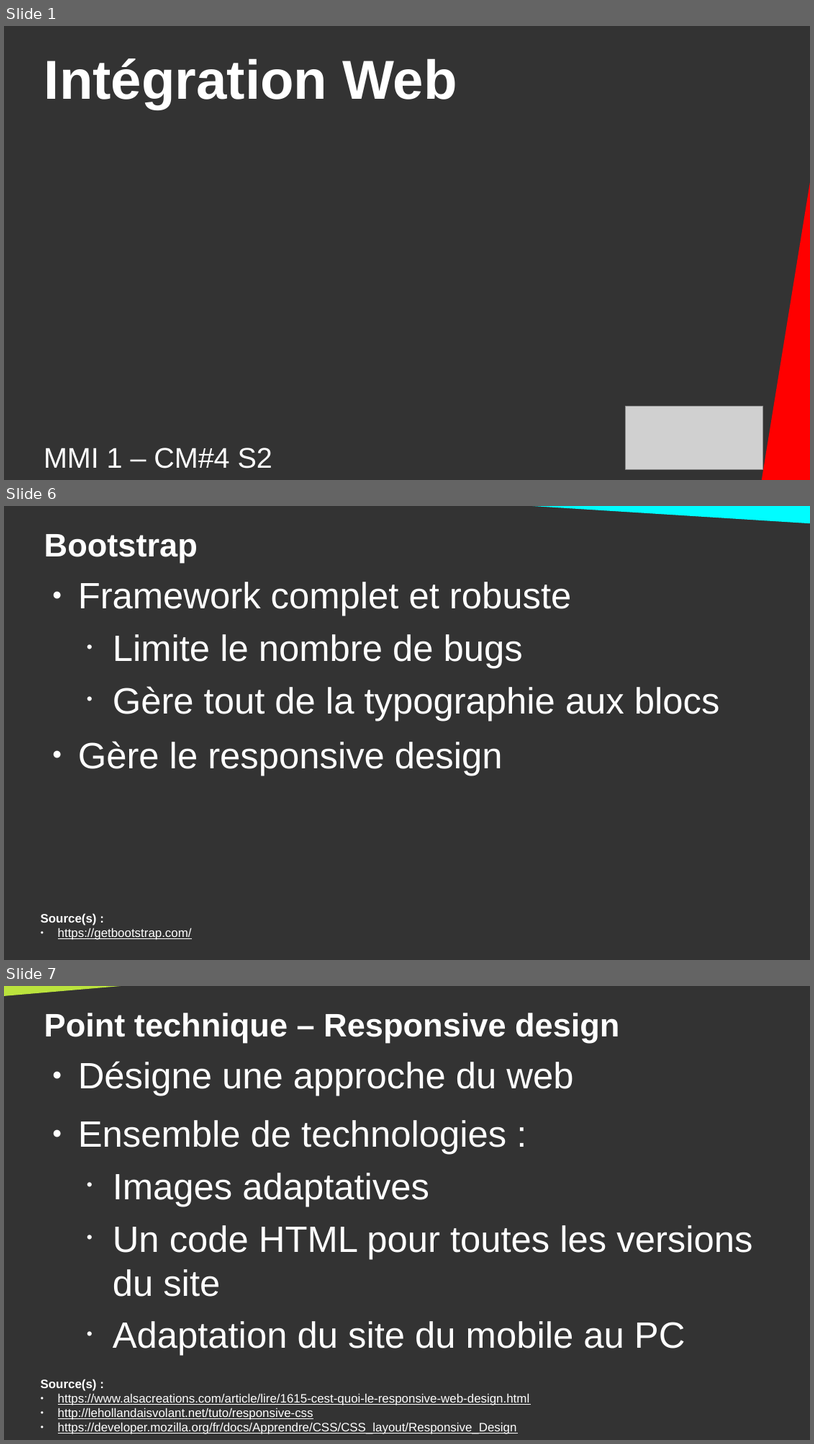
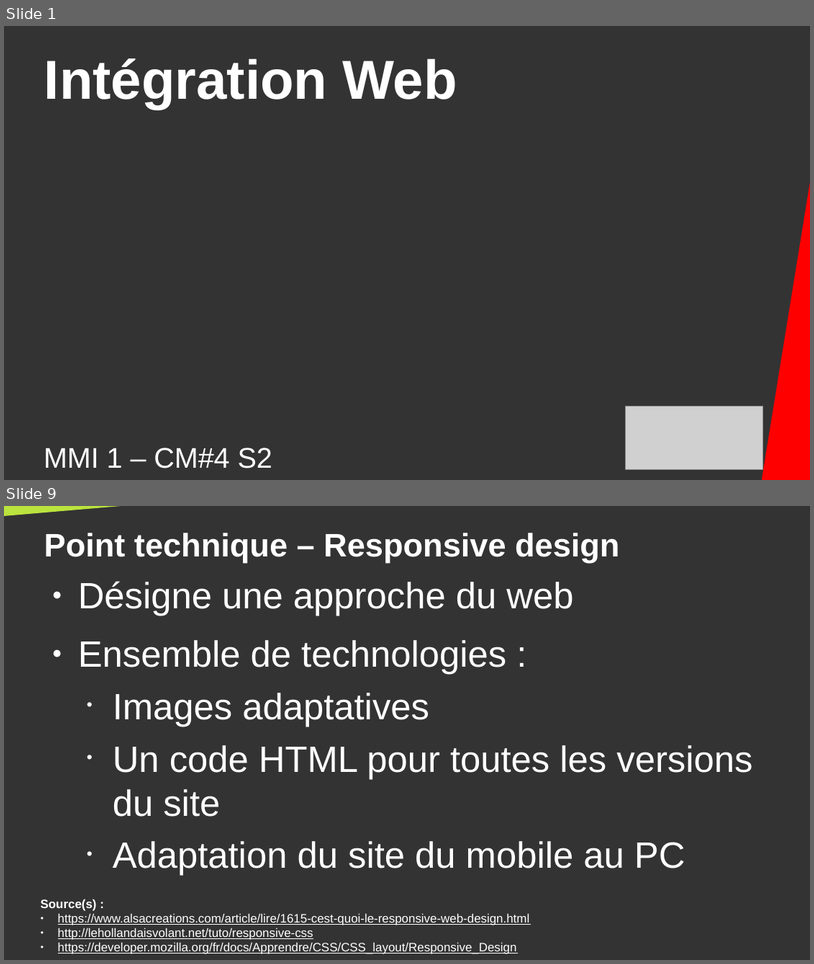
Before and after one commit to DanYellow/cours, a slide deck: integration-web-s2/cours-magistraux/numero-4/presentation.odp. Shown one above the other, each under a label of ours: slides 1, 6 and 7 before the commit, slides 1 and 9 after it; the slides between them are not shown. The pictures are 814x1444 and 814x964 pixels, drawn with LibreOffice and Linux fonts; fonts in the diff are those of the drawing; grey boxes stand for pictures. Boxes give left, top, right and bottom in pixels: in the first picture for what was removed or moved away, otherwise in the second. Text is boxed around its words. In the diff, an @@ line names an element or a change of style, - is before the commit and + after.

```diff
--- a/integration-web-s2/cours-magistraux/numero-4/presentation.odp
+++ b/integration-web-s2/cours-magistraux/numero-4/presentation.odp
@@ slide 6 removed at (4,506,810,960), background #333333 @@
@@ right triangle removed at (442,506,810,526) @@
@@ title removed at (44,534,198,562) @@
-Bootstrap
@@ text removed at (78,582,720,775) @@
-● Framework complet et robuste
-  • Limite le nombre de bugs
-  • Gère tout de la typographie aux blocs
-● Gère le responsive design
@@ text removed at (41,913,192,939) @@
-Source(s) :
-● https://getbootstrap.com/
@@ what was slide 7 is now slide 9 @@
```
Also in this commit, not shown: 3 slides changed, 6 slides added, 9 other slides removed, 46 other files.
